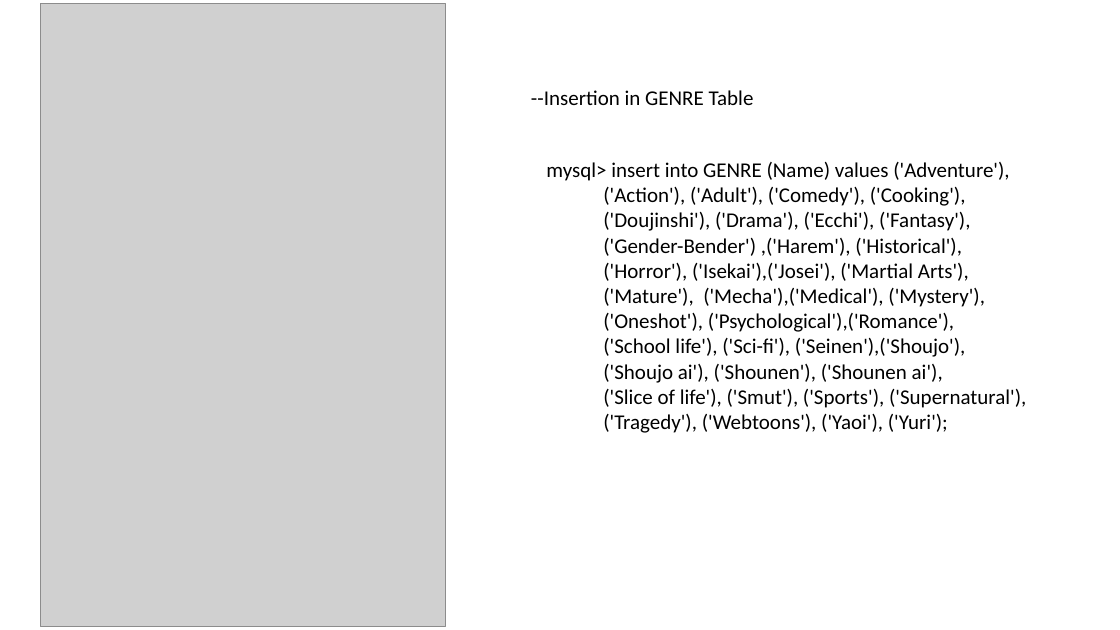
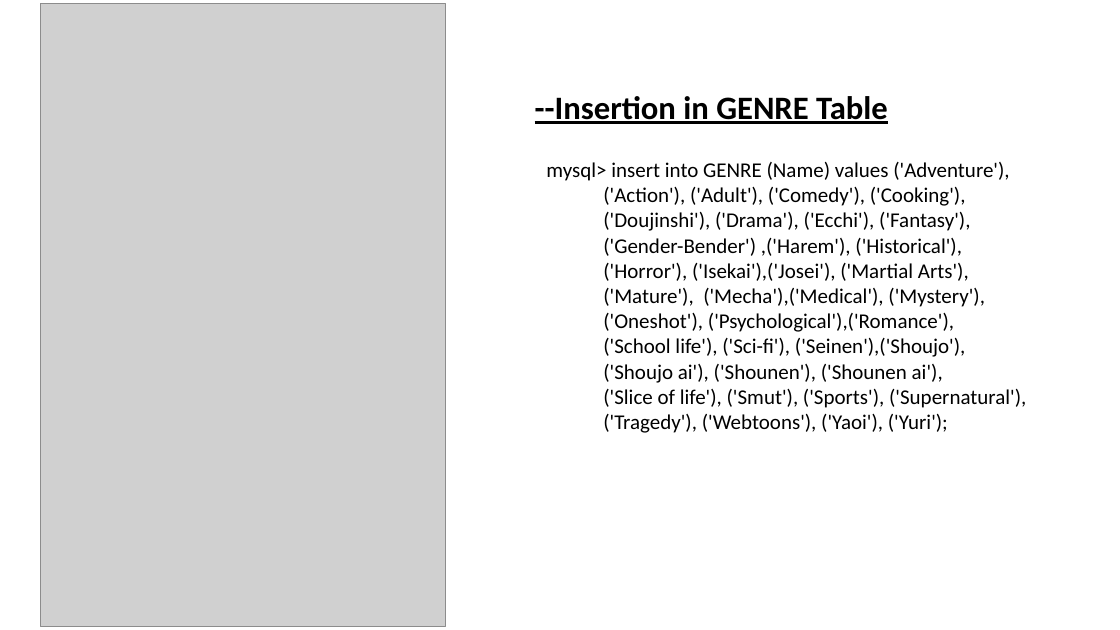
Before and after one commit to AdityaRaj1440/DB_miniproj, a slide deck: slide 8 of db.pptx. Drawn at 1120x630 pixels with LibreOffice and Linux fonts; fonts in the diff are those of the drawing; grey boxes stand for pictures. Boxes give left, top, right and bottom in pixels: in the first picture for what was removed or moved away, otherwise in the second. Text is boxed around its words. In the diff, an @@ line names an element or a change of style, - is before the commit and + after.

```diff
--- a/db.pptx
+++ b/db.pptx
@@ text "--Insertion in GENRE Table" at [535, 96, 888, 124]: size 18 to 28 pt, bold on, underline on @@
```
Also in this commit, not shown: 2 other slides changed, 9 slides added, 4 slides removed.
